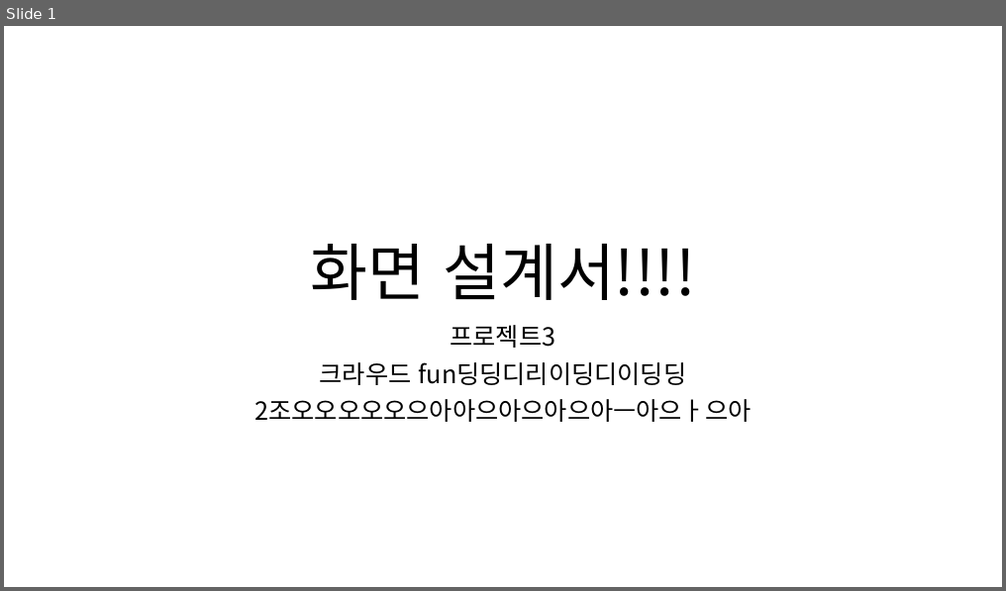
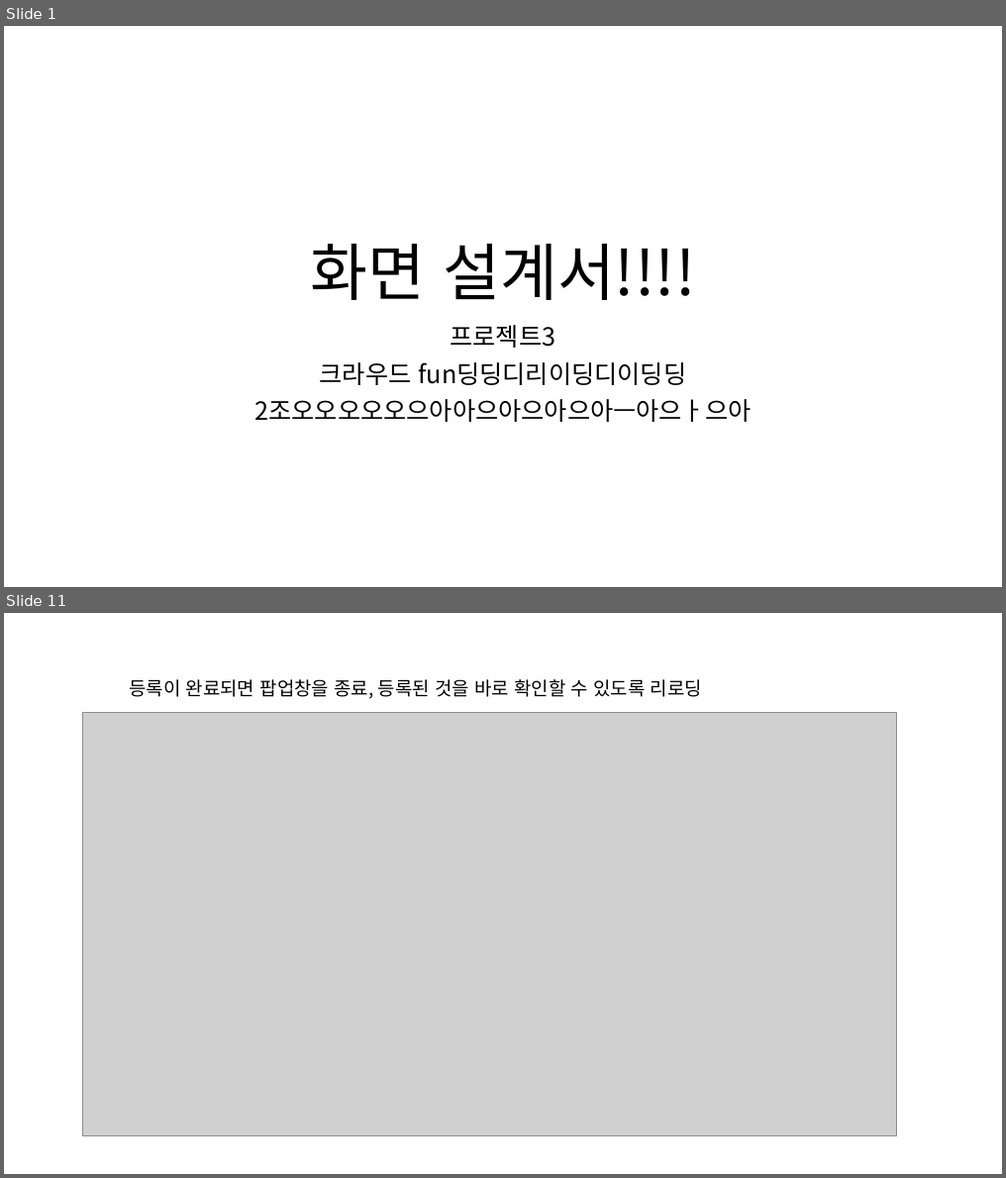
Before and after one commit to ezenteam2/RentalEquip, a slide deck: 0 발표용 파워포인트/0327 4차발표/0327 project04 - 파워포인트 - 형준.pptx. Shown one above the other, each under a label of ours: slide 1 before the commit, slides 1 and 11 after it; the slides between them are not shown. The pictures are 1006x591 and 1006x1178 pixels, drawn with LibreOffice and Linux fonts; fonts in the diff are those of the drawing; grey boxes stand for pictures. Boxes give left, top, right and bottom in pixels: in the first picture for what was removed or moved away, otherwise in the second. Text is boxed around its words. In the diff, an @@ line names an element or a change of style, - is before the commit and + after.

Commit message:
ppt 완료

```diff
--- a/0 발표용 파워포인트/0327 4차발표/0327 project04 - 파워포인트 - 형준.pptx
+++ b/0 발표용 파워포인트/0327 4차발표/0327 project04 - 파워포인트 - 형준.pptx
@@ slide 11 added at box(4, 613, 1002, 1174), background #FFFFFF @@
@@ text added at box(129, 679, 702, 699), 18 pt, text #000000 @@
+등록이 완료되면 팝업창을 종료, 등록된 것을 바로 확인할 수 있도록 리로딩
@@ picture added at box(82, 713, 897, 1137) @@
```
Also in this commit, not shown: 26 other slides added, 3 other files.
